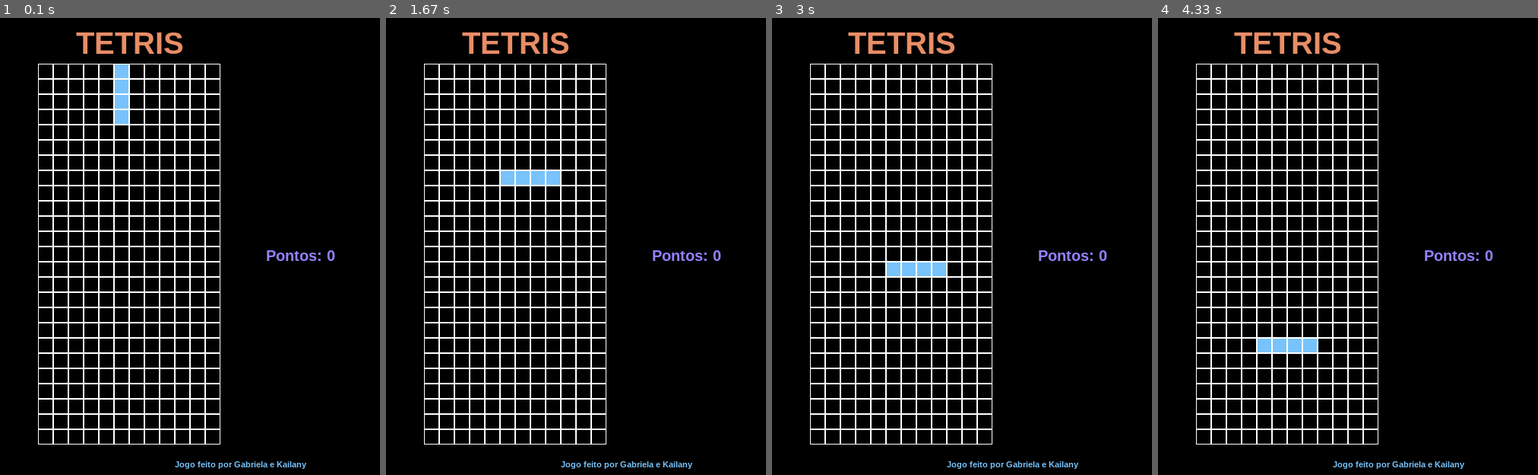
Above: before the commit, frames 1-4 (left to right).
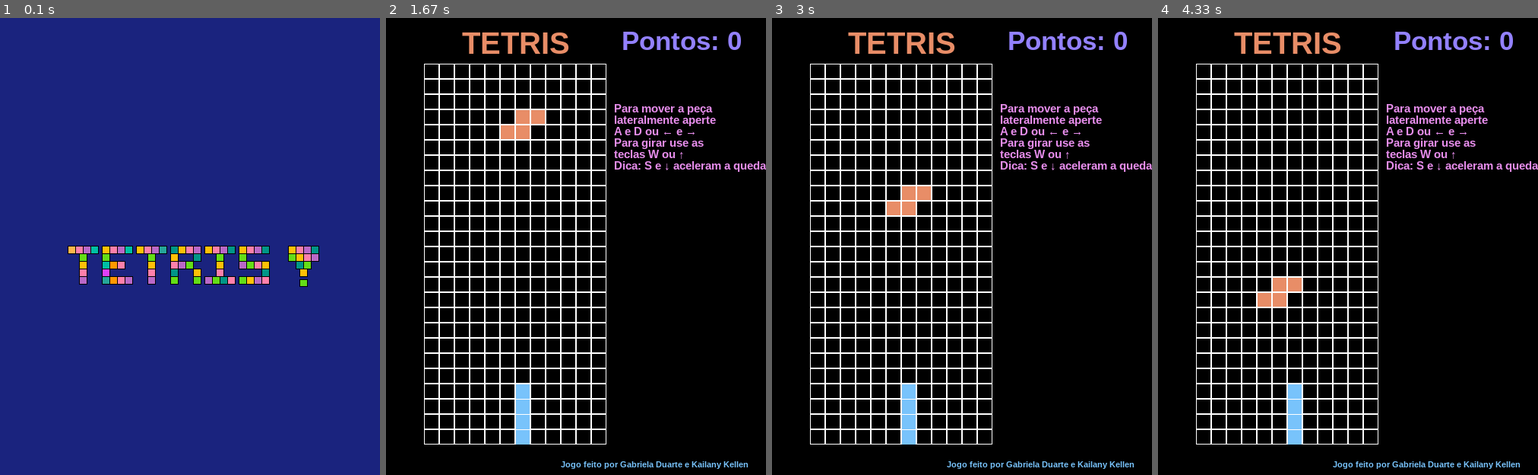
Above: after the commit, the same moments.

Repository: gabrielamsd/Jogo_pygame2021
Game: pygame game, started from jogo_final.py
Same seed, same stepped clock (60 frames per second), same inputs: the game is played once before the commit and once after it.
Inputs:
- Up to frame 1 (0.1 s): no input
- Up to frame 2 (1.67 s): tap Space at 0.33 s; hold S 0.67-1.13 s; hold Right 0.67-1.13 s; tap Enter at 1.17 s
- Up to frame 3 (3 s): no input
- Up to frame 4 (4.33 s): hold A from 4.07 s (still down)

The runs differ from the first frame. In frame 1, 99% of the frame differs, in the area x 0-100%, y 0-100%; in frame 2, 3.7%; in frame 3, 3.7%; in frame 4, 3.7%.

Commit message:
versão final do jogo

Diff:
--- a/cores.py
+++ b/cores.py
@@ -1,3 +1,5 @@
+import pygame
+from os import path
 #definindo cores:
 CORES ={
 'preto': (0,0,0),
--- a/jogo_final.py
+++ b/jogo_final.py
@@ -10,8 +10,13 @@
 dimensão = (500, 600)
 tela = pygame.display.set_mode(dimensão)
 pygame.display.set_caption("Tetris")
+
+inicio_img = pygame.image.load(path.join('telainicio.png'))
+
 # enquanto estiver jogando, ele vai rodar no loop
+começo = True
 jogando = True
+#preencher a tela com a tela inicial
 clock = pygame.time.Clock()
 FPS = 40
 matriz = 4
@@ -23,6 +28,27 @@
 c = tabuleiro.amp
 d = tabuleiro.x
 aa = tabuleiro.y
+deixa_cair = False
+tela_inicio = False
+
+pygame.mixer.music.load((path.join('musica_tetris.mp3')))
+pygame.mixer.music.play(loops=-1)
+pygame.mixer.music.set_volume(0.2)
+
+while tela_inicio == False:
+    for event in pygame.event.get():
+        if event.type == pygame.QUIT:
+            tela_inicio = True
+        if event.type == pygame.KEYDOWN:
+            if event.key == pygame.K_SPACE:
+                tela_inicio = True
+
+    tela.fill(CORES['preto'])
+    inicio = pygame.image.load('telainicio.png')
+    inicio = pygame.transform.scale(inicio, (500, 600))
+    tela.blit(inicio,(0,0))
+    pygame.display.flip()
+
 
 while jogando:
     if tabuleiro.peca is None: # cria uma peça quando não existe nenhuma que não esteja ja colidida
@@ -34,6 +60,10 @@
     if pontos % (FPS // tabuleiro.padrão // 2) == 0: # vi um indiano no youtube fazendo isso numa réplica de mario. dessa forma o fps não modifica a velocidade de caimento das peças, só a velocidade de reação ao clique
         if tabuleiro.state == "start": # funcionou, porém não entendi
             tabuleiro.cai()
+    if deixa_cair:
+        if tabuleiro.state == "start": # funcionou, porém não entendi
+            tabuleiro.cai()
+
 
     #colore a tela (a cor é opcional, mas preto é a que ficou esteticamente mais bonita)
     tela.fill(CORES['preto'])
@@ -46,11 +76,11 @@
             if event.key == pygame.K_w:
                 tabuleiro.rodar()
             if event.key == pygame.K_s:
-                tabuleiro.rodar()
+                deixa_cair = True
             if event.key == pygame.K_UP:
                 tabuleiro.rodar()
             if event.key == pygame.K_DOWN:
-                tabuleiro.rodar()
+                deixa_cair = True
             if event.key == pygame.K_a:
                 tabuleiro.deslocamento(-1)
             if event.key == pygame.K_d:
@@ -59,6 +89,12 @@
                 tabuleiro.deslocamento(-1)
             if event.key == pygame.K_RIGHT:
                 tabuleiro.deslocamento(1)
+        if event.type == pygame.KEYUP:
+            if event.key == pygame.K_s:
+                deixa_cair = False
+            if event.key == pygame.K_DOWN:
+                deixa_cair = False
+
 
     # desenhando a grade quadriculada que é o espaço de jogo
     for i in range(tabuleiro.altura):
@@ -76,28 +112,48 @@
 
     # escrevendo na tela:
     # determinando os formatos da fonte e tamanho de cada texto utilizado
-    formato = pygame.font.SysFont('Arial', 20, True, False)
+    formato = pygame.font.SysFont('Arial', 35, True, False)
     tit = pygame.font.SysFont('Arial', 40, True, False)
     subtexto = pygame.font.SysFont('Arial', 11, True, False)
+    subtexto1 = pygame.font.SysFont('Arial', 15, True, False)
 
     # criando as posições onde cada coisa estará escrita
     pos_titulo = [100, 10]
-    pos_ponto = [350, 300]
-    pos_go = [335, 350] #posição de onde aparece mensagem indicando game over
+    pos_ponto = [310, 10]
+    pos_go = [300, 260] #posição de onde aparece mensagem indicando game over
     pos_nomes = [230, 580]
-    # colocar as instruções na lateral !!!!!!!
+    pos_i1 = [300, 110]
+    pos_i2 = [300, 125]
+    pos_i3 = [300, 140]
+    pos_i4 = [300, 155]
+    pos_i5 = [300, 170]
+    pos_i6 = [300, 185]
 
     # escolhendo o que será escrito
     # frases como autoras do jogo, modo de jogar (quais peças apertar), pontuação e avisar quando a pessoa perder
     titulo = tit.render('TETRIS', True, CORES['laranja'])
     texto1 = formato.render('Pontos: ' + str(tabuleiro.pontos), True, CORES['roxo'])
-    texto2 = formato.render('Você perdeu!', True, CORES['rosa'])
-    texto3 = subtexto.render('Jogo feito por Gabriela e Kailany', True, CORES['azul']) # devemos colocar sobrenomes?
+    texto2 = formato.render('Gameover!', True, CORES['rosa'])
+    texto3 = subtexto.render('Jogo feito por Gabriela Duarte e Kailany Kellen', True, CORES['azul']) # devemos colocar sobrenomes?
+    textoi1 = subtexto1.render('Para mover a peça', True, CORES['rosinha'])
+    textoi2 = subtexto1.render('lateralmente aperte', True, CORES['rosinha'])
+    textoi3 = subtexto1.render('A e D ou ← e →', True, CORES['rosinha'])
+    textoi4 = subtexto1.render('Para girar use as', True, CORES['rosinha'])
+    textoi5 = subtexto1.render('teclas W ou ↑ ', True, CORES['rosinha'])
+    textoi6 = subtexto1.render('Dica: S e ↓ aceleram a queda', True, CORES['rosinha'])
+
 
     # escrevendo na tela
     tela.blit(titulo, pos_titulo)
     tela.blit(texto3, pos_nomes)
     tela.blit(texto1, pos_ponto)
+    tela.blit(textoi1, pos_i1)
+    tela.blit(textoi2, pos_i2)
+    tela.blit(textoi3, pos_i3)
+    tela.blit(textoi4, pos_i4)
+    tela.blit(textoi5, pos_i5)
+    tela.blit(textoi6, pos_i6)
+
     if tabuleiro.state == 'fim de jogo':
         tela.blit(texto2, pos_go)
 
Not shown, added: musica_tetris.mp3
